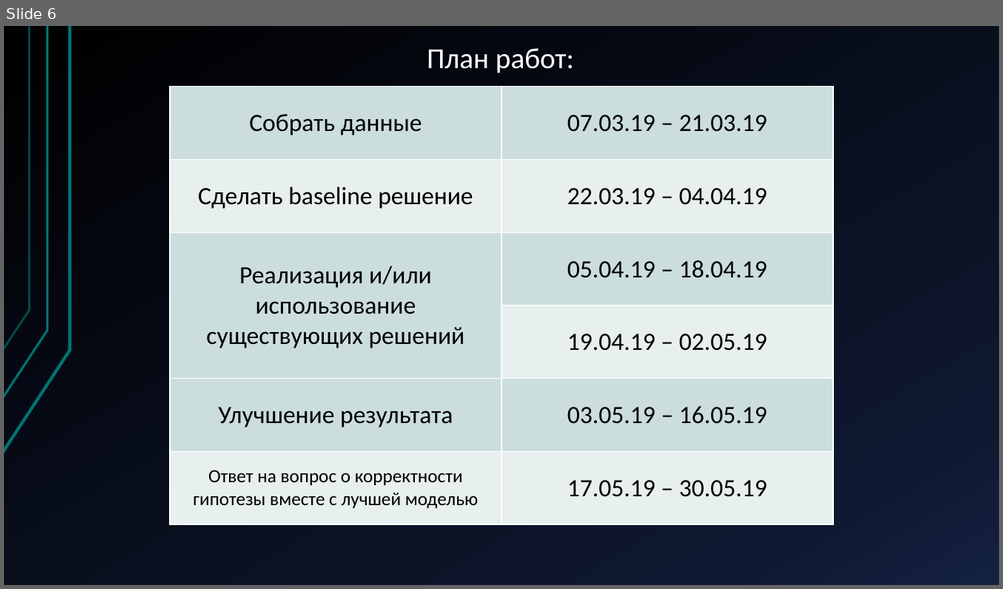
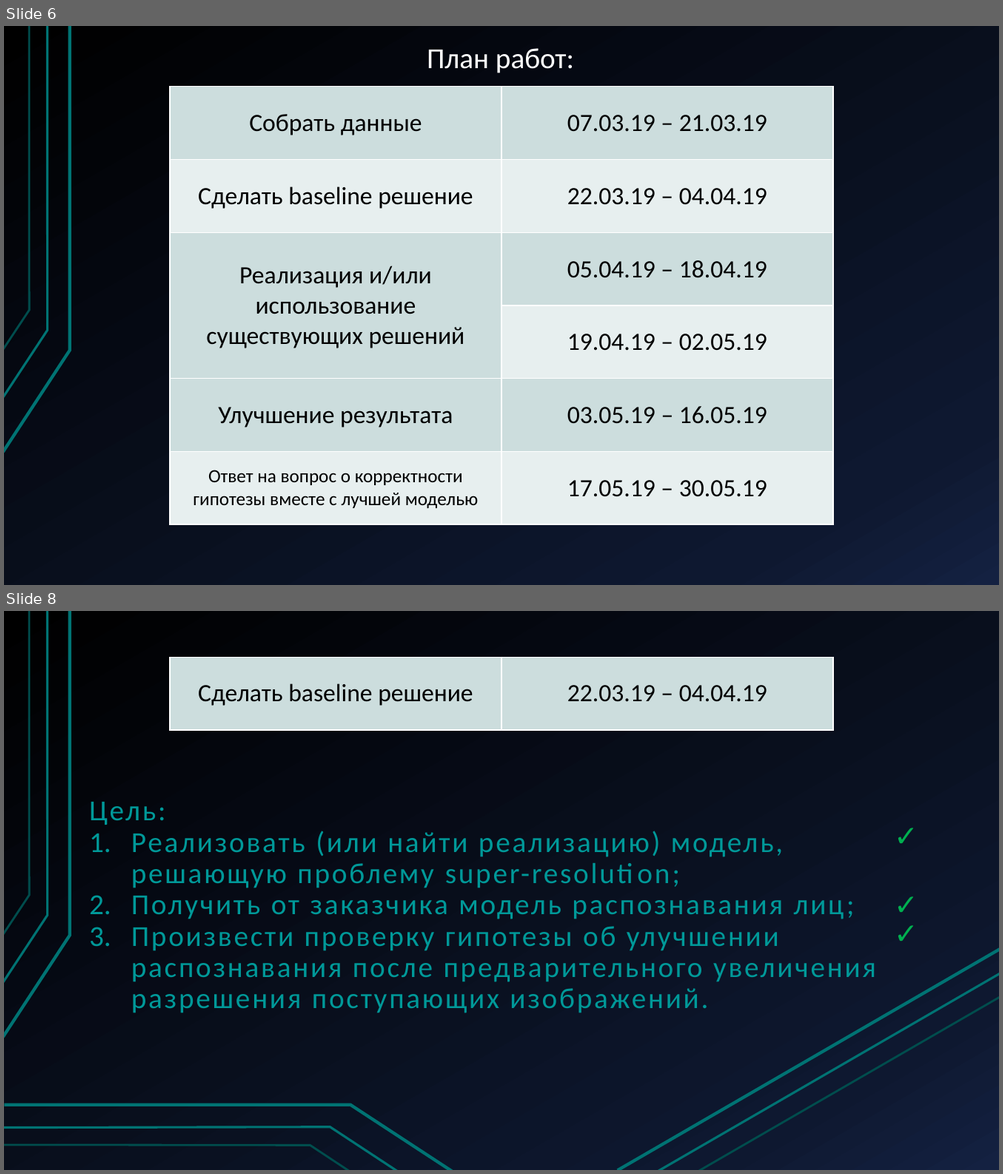
Before and after one commit to NikitiusD/Person-recognizer-with-Face-Detection-and-Super-Resolution, a slide deck: Улучшение качества изображений.pptx. Shown one above the other, each under a label of ours: slide 6 before the commit, slides 6 and 8 after it; the slides between them are not shown. The pictures are 1003x589 and 1003x1174 pixels, drawn with LibreOffice and Linux fonts; fonts in the diff are those of the drawing. Boxes give left, top, right and bottom in pixels: in the first picture for what was removed or moved away, otherwise in the second. Text is boxed around its words. In the diff, an @@ line names an element or a change of style, - is before the commit and + after.

```diff
--- a/Улучшение качества изображений.pptx
+++ b/Улучшение качества изображений.pptx
@@ slide 8 added at (x1=4, y1=611, x2=999, y2=1170), background gradient #000000 to #0F1931 to #142242; not listed: 3 template elements that a slide beside it also shows @@
@@ table added at (x1=170, y1=658, x2=832, y2=730), 1 rows, 2 columns @@
+Сделать baseline решение | 22.03.19 – 04.04.19
@@ subtitle added at (x1=89, y1=802, x2=876, y2=1014), 28 pt, text #009999 @@
+Цель:
+1. Реализовать (или найти реализацию) модель, решающую проблему super-resolution;
+2. Получить от заказчика модель распознавания лиц;
+3. Произвести проверку гипотезы об улучшении распознавания после предварительного увеличения разрешения поступающих изображений.
@@ text added at (x1=887, y1=815, x2=924, y2=857), 28 pt, text #00B050 @@
+✓
@@ text added at (x1=886, y1=883, x2=923, y2=925), 28 pt, text #00B050 @@
+✓
@@ text added at (x1=886, y1=911, x2=923, y2=954), 28 pt, text #00B050 @@
+✓
@@ line added from (617, 1170) to (999, 949), #007373 3 pt @@
@@ line added from (657, 1170) to (999, 974), #007373 2.25 pt @@
@@ line added from (699, 1170) to (999, 997), #007373 2 pt @@
@@ freeform shape added at (x1=5, y1=1105, x2=452, y2=1170), outline #007373 3 pt @@
@@ freeform shape added at (x1=4, y1=1128, x2=398, y2=1170), outline #007373 2.25 pt @@
@@ freeform shape added at (x1=4, y1=1145, x2=349, y2=1170), outline #007373 2 pt @@
```
Also in this commit, not shown: 2 other slides added, 1 other file.
